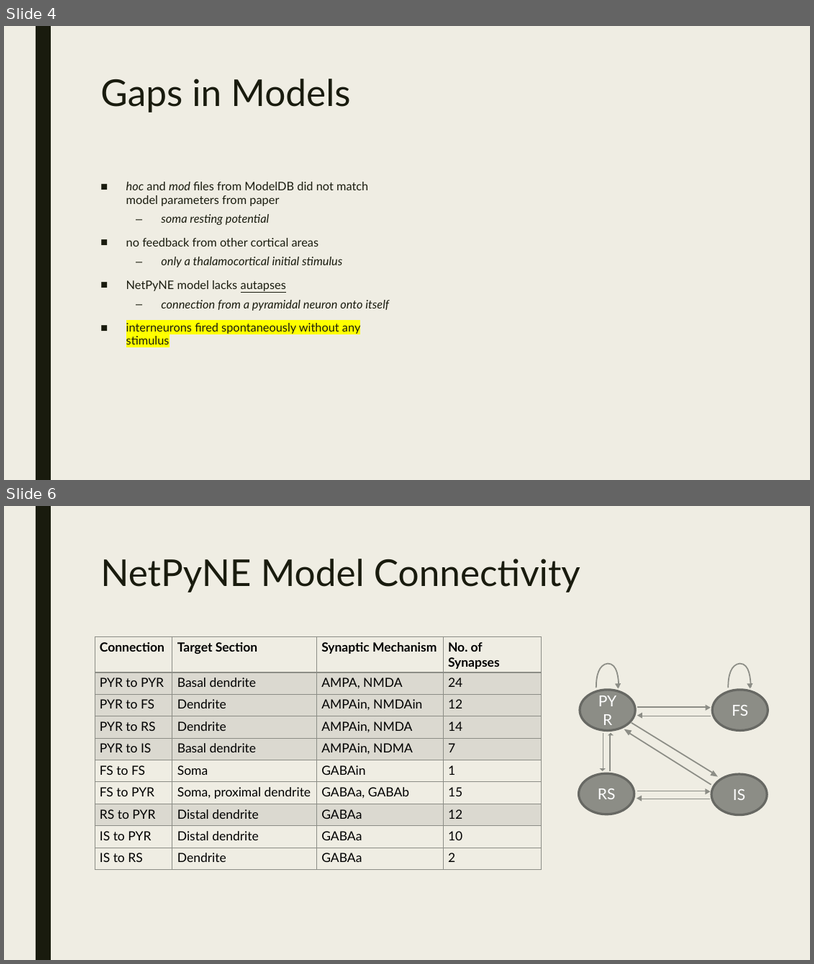
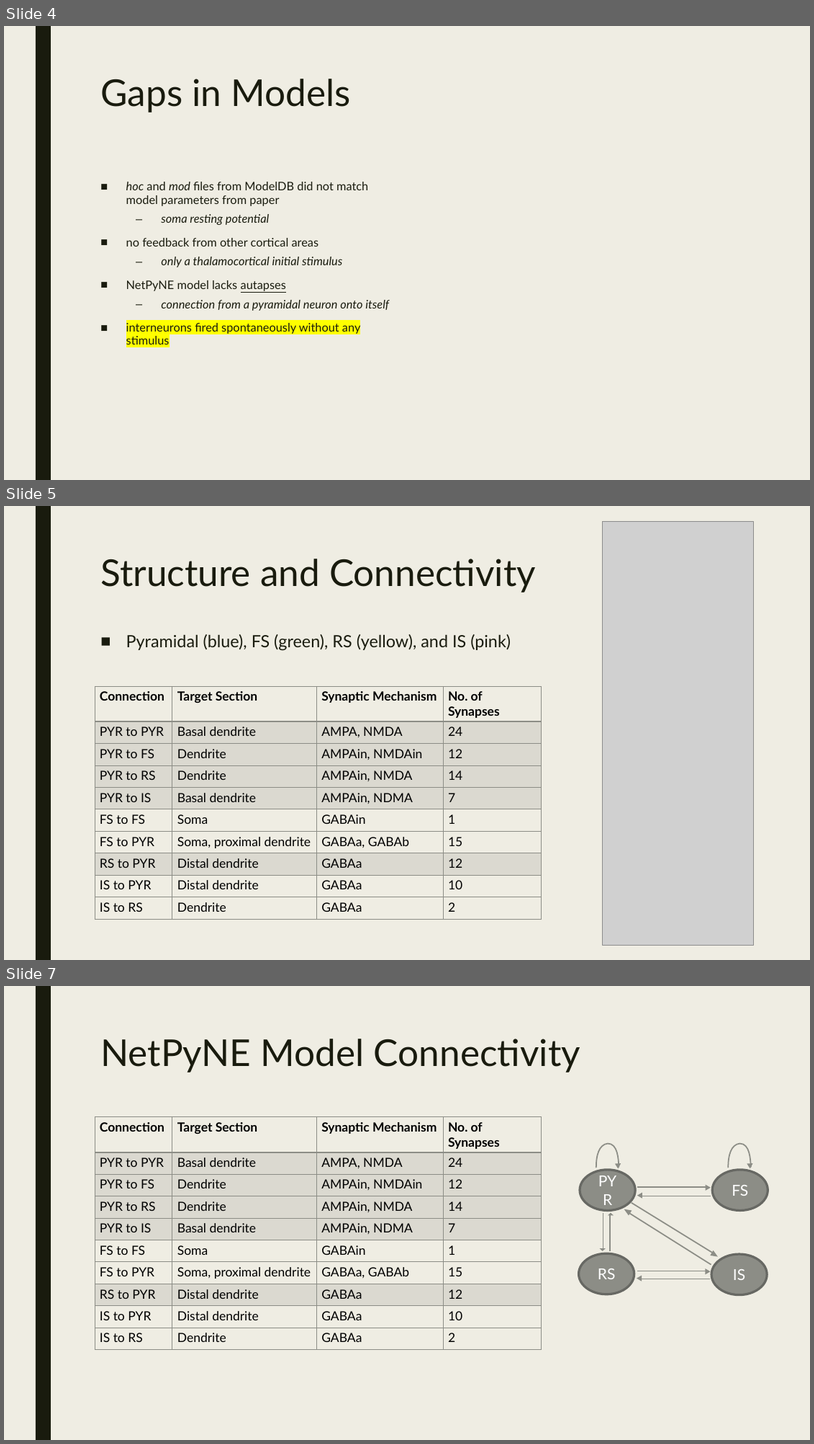
Before and after one commit to kedoxey/netpyne-project, a slide deck: presentation/netpyne-slides.pptx. Shown one above the other, each under a label of ours: slides 4 and 6 before the commit, slides 4, 5 and 7 after it; the slides between them are not shown. The pictures are 814x964 and 814x1444 pixels, drawn with LibreOffice and Linux fonts; fonts in the diff are those of the drawing; grey boxes stand for pictures. Boxes give left, top, right and bottom in pixels: in the first picture for what was removed or moved away, otherwise in the second. Text is boxed around its words. In the diff, an @@ line names an element or a change of style, - is before the commit and + after.

```diff
--- a/presentation/netpyne-slides.pptx
+++ b/presentation/netpyne-slides.pptx
@@ slide 5 added at (4, 506, 810, 960), background #EFEDE3; not listed: 1 template element that a slide beside it also shows @@
@@ picture added at (603, 521, 754, 944) @@
@@ title added at (100, 559, 536, 592), 44 pt, text #191B0E @@
+Structure and Connectivity
@@ text added at (126, 634, 511, 651), 20 pt, text #191B0E @@
+■ Pyramidal (blue), FS (green), RS (yellow), and IS (pink)
@@ table added at (95, 686, 542, 914), 10 rows, 4 columns @@
+Connection | Target Section | Synaptic Mechanism | No. of Synapses
+PYR to PYR | Basal dendrite | AMPA, NMDA | 24
+PYR to FS | Dendrite | AMPAin, NMDAin | 12
+PYR to RS | Dendrite | AMPAin, NMDA | 14
+PYR to IS | Basal dendrite | AMPAin, NDMA | 7
+FS to FS | Soma | GABAin | 1
+FS to PYR | Soma, proximal dendrite | GABAa, GABAb | 15
+RS to PYR | Distal dendrite | GABAa | 12
+IS to PYR | Distal dendrite | GABAa | 10
+IS to RS | Dendrite | GABAa | 2
@@ what was slide 6 is now slide 7 @@
```
Also in this commit, not shown: 1 slide changed, 2 other files.
